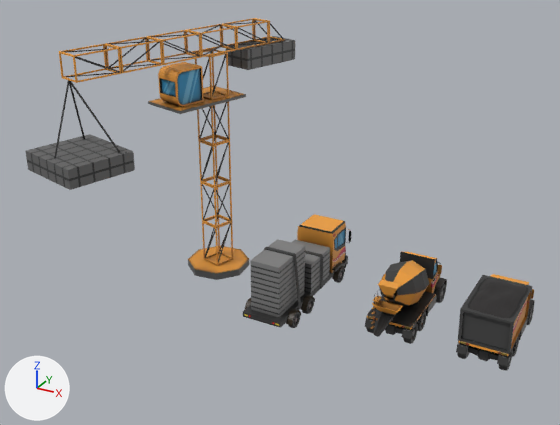
Renders of the FBX model Assets/AllTextures/New/Maps/Construction/Construction01_vehicles.fbx from each side of a commit.
Before and after are seen from a camera (50 mm lens) standing at (12.0, -63.5, 39.7) and looking at (-19.6, -6.0, 11.0). Lighting does not change. The marker at lower left points along +X, +Y and +Z. Where no turn or scale is listed for an object, it has been applied to the vertices.

Before the edit, the objects in view are built like this:
```python
me_mesh = bpy.data.meshes.new('Mesh')
me_mesh.from_pydata(...)  # 1895 vertices, 1684 faces; spans x -2.27..2.27, y -11.03..0.0, z 0.0..5.89
me_mesh.materials.append(mat_con_lorry_mat)  # picture img_dumper_tex_01_png
me_mesh_001 = bpy.data.meshes.new('Mesh.001')
me_mesh_001.from_pydata(...)  # 2040 vertices, 1802 faces; spans x -2.27..2.27, y -13.72..0.0, z 0.0..6.56
me_mesh_001.materials.append(mat_con_concrete_mat)  # picture img_concrete_tex_01_png
me_mesh_002 = bpy.data.meshes.new('Mesh.002')
me_mesh_002.from_pydata(...)  # 1999 vertices, 1763 faces; spans x -2.69..2.68, y -14.79..0.0, z -0.04..6.85
me_mesh_002.materials.append(mat_con_carrier_mat)  # picture img_carrier_tex_01_png
me_mesh_003 = bpy.data.meshes.new('Mesh.003')
me_mesh_003.from_pydata(...)  # 950 vertices, 814 faces; spans x -8.6..4.4, y -19.0..10.3, z 0.0..25.8
me_mesh_003.materials.append(mat_con_crane_mat)  # picture img_crane_tex_01_png
ob_con_carrier = bpy.data.objects.new('Con_Carrier', me_mesh_002)
ob_con_carrier.location = (-19.8, 5.49, 0.0)
ob_con_concrete = bpy.data.objects.new('Con_Concrete', me_mesh_001)
ob_con_concrete.location = (-8.7, 5.49, 0.0)
ob_con_crane = bpy.data.objects.new('Con_Crane', me_mesh_003)
ob_con_crane.location = (-30.64, 0.0, 0.0)
ob_con_lorry = bpy.data.objects.new('Con_Lorry', me_mesh)
ob_con_lorry.location = (0.0, 5.49, 0.0)
```
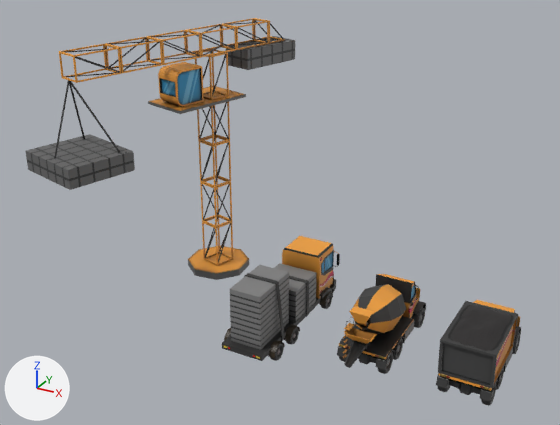
Changed parts and their boxes [x1, y1, x2, y2] in the pictures (560 x 425 px):
```json
{"object": "Con_Carrier", "change": "moved", "before": [243, 214, 352, 328], "after": [222, 236, 340, 361]}
{"object": "Con_Lorry", "change": "moved", "before": [456, 274, 535, 371], "after": [436, 300, 521, 406]}
{"object": "Con_Concrete", "change": "moved", "before": [365, 252, 447, 344], "after": [337, 274, 426, 374]}
```

The change, as JSON lines over the scene's bpy script:
```json
{"op": "set", "path": "ob_con_lorry.location", "old": "(0.0, 5.49, 0.0)", "new": "(0.0, 0.0, 0.0)"}
{"op": "set", "path": "ob_con_carrier.location", "old": "(-19.8, 5.49, 0.0)", "new": "(-18.63, 0.0, 0.0)"}
{"op": "set", "path": "ob_con_concrete.location", "old": "(-8.7, 5.49, 0.0)", "new": "(-8.98, 0.0, 0.0)"}
```
